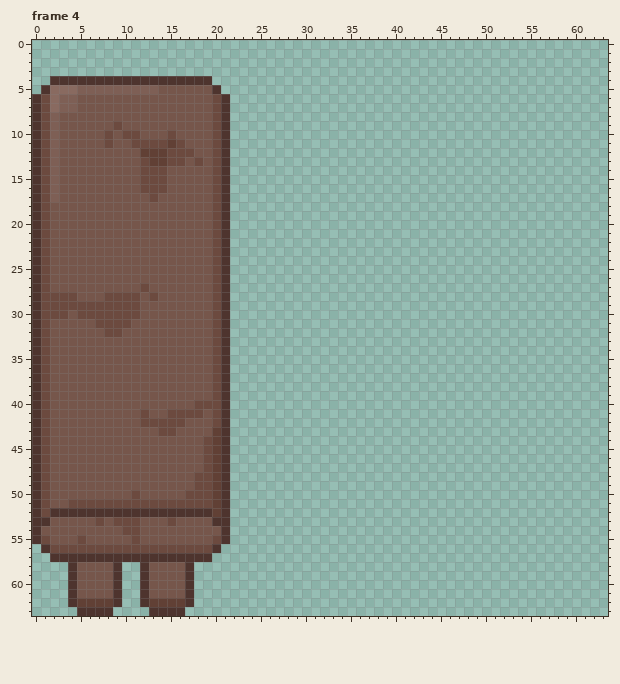
Pixel-art file -- Assets/Sprites/Furniture/Furniture 64.aseprite. This is how it looked before the edit.
64x64 pixels, 5 frames. Colours within 5 levels of each other are drawn and written as one. Shown: frame 4. The commit also changed other frames, which this record leaves out.
The same view after the edit:
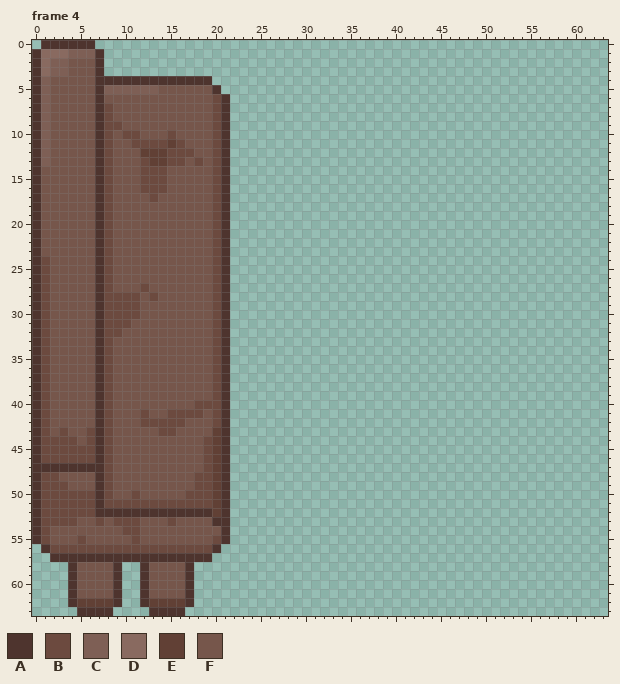
Palette (. is transparent): A #4e342e  B #6c4a3f  C #7e5f55  D #896a60  E #614035  F #76564b
The exact change:
Frame 4:
y 0: x 1..6 ...... -> AAAAAA
y 1: x 0..7 ........ -> ADDDCCCA
y 2..3: x 0..7 ........ -> ADCCFFFA
y 4: x 0..6 ..AAAAA -> ACFFFFF
y 5: x 0..7 .ADDDCCC -> ACFFFFFA
y 6: x 1..4 BDCC -> CFFF; x 7 F -> A
y 7: x 1..4 BDCC -> CFFF; x 7..8 FF -> AB
y 8..9: x 1..2 BC -> CF; x 7..8 FF -> AB
y 10..11: x 1..2 BC -> CF; x 7 F -> A
y 12..13: x 1..2 BC -> CF; x 7..8 FF -> AB
y 14..17: x 1..2 BC -> FF; x 7..8 FF -> AB
y 18..23: x 1 B -> F; x 7..8 FF -> AB
y 24..27: x 7..8 FF -> AB
y 28: x 2..4 BBB -> FFF; x 7 F -> A
y 29: x 2..7 BBBBBB -> FFFFFA
y 30: x 2..3 BB -> FF; x 5..7 BBB -> FFA
y 31: x 7 B -> A
y 32: x 7 F -> A
y 33..42: x 7..8 FF -> AB
y 43: x 3 F -> B; x 6..8 FFF -> BAB
y 44: x 2..4 FFF -> BBB; x 6..8 FFF -> BAB
y 45..46: x 2..8 FFFFFFF -> BBBBBAB
y 47: x 1..8 BFFFFFFF -> AAAAAAAB
y 48: x 2 F -> B; x 7..8 FF -> AB
y 49: x 2..3 FF -> BB; x 7..8 FF -> AB
y 50: x 2..8 FFFFFFF -> BBBBBAB
y 51: x 2..3 FF -> BB; x 7 B -> A
y 52: x 2..6 AAAAA -> BBBBB
y 53: x 1..4 AFFF -> BBBB
y 54: x 1 F -> B
